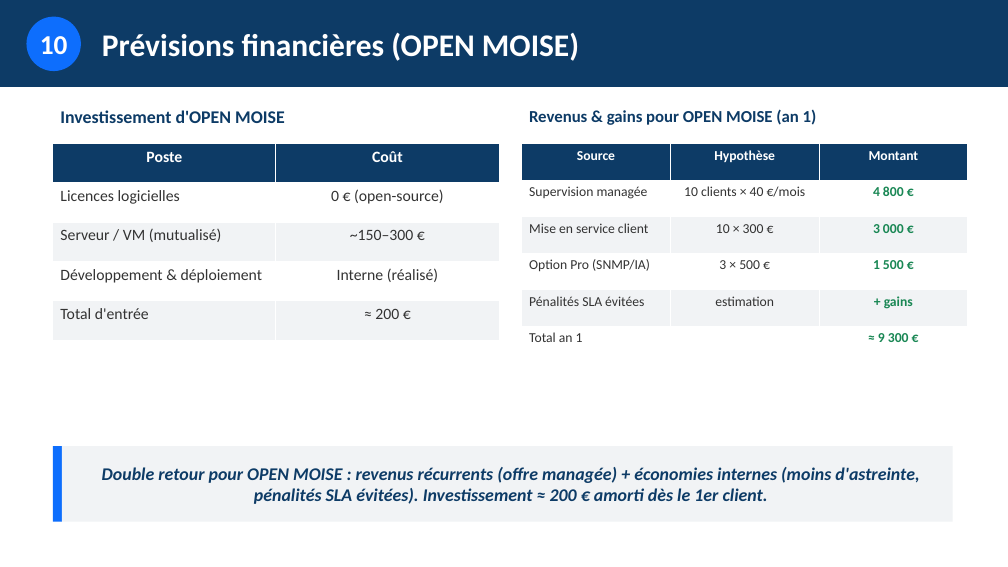
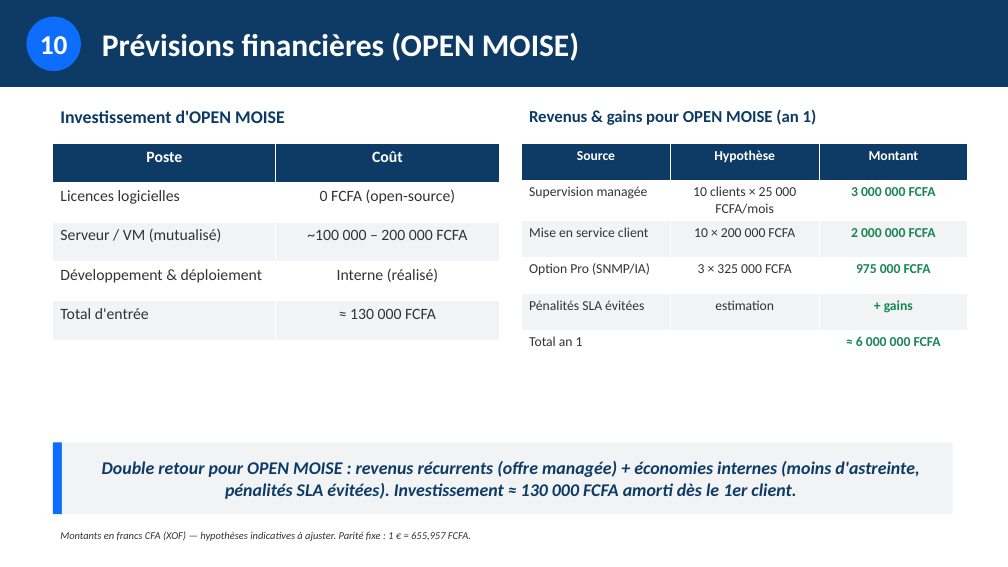
Before and after one commit to esperanceykouassi-bit/Supervision-reseau, a slide deck: slide 25 of soutenance/presentation-projet.pptx. Drawn at 1008x567 pixels with LibreOffice and Linux fonts; fonts in the diff are those of the drawing. Boxes give left, top, right and bottom in pixels: in the first picture for what was removed or moved away, otherwise in the second. Text is boxed around its words. In the diff, an @@ line names an element or a change of style, - is before the commit and + after.

```diff
--- a/soutenance/presentation-projet.pptx
+++ b/soutenance/presentation-projet.pptx
@@ table at bbox=[53, 144, 499, 340] @@
-row 2, column 2: 0 € (open-source)
+row 2, column 2: 0 FCFA (open-source)
-row 3, column 2: ~150–300 €
+row 3, column 2: ~100 000 – 200 000 FCFA
-row 5, column 2: ≈ 200 €
+row 5, column 2: ≈ 130 000 FCFA
@@ table at bbox=[522, 144, 969, 363] @@
-row 2, column 2: 10 clients × 40 €/mois
+row 2, column 2: 10 clients × 25 000 FCFA/mois
-row 2, column 3: 4 800 €
+row 2, column 3: 3 000 000 FCFA
-row 3, column 2: 10 × 300 €
+row 3, column 2: 10 × 200 000 FCFA
-row 3, column 3: 3 000 €
+row 3, column 3: 2 000 000 FCFA
-row 4, column 2: 3 × 500 €
+row 4, column 2: 3 × 325 000 FCFA
-row 4, column 3: 1 500 €
+row 4, column 3: 975 000 FCFA
-row 6, column 3: ≈ 9 300 €
+row 6, column 3: ≈ 6 000 000 FCFA
@@ rectangle: place and size @@
-rectangle at bbox=[53, 446, 62, 522]
+rectangle at bbox=[53, 442, 62, 514]
@@ rectangle "Double retour pour OPEN MOISE ...": place and size @@
-rectangle "Double retour pour OPEN MOISE ..." at bbox=[62, 446, 953, 522]
+rectangle "Double retour pour OPEN MOISE ..." at bbox=[62, 442, 953, 514]
@@ text in rectangle at bbox=[102, 461, 919, 499]: text changed @@
-Double retour pour OPEN MOISE : revenus récurrents (offre managée) + économies internes (moins d'astreinte, pénalités SLA évitées). Investissement ≈ 200 € amorti dès le 1er client.
+Double retour pour OPEN MOISE : revenus récurrents (offre managée) + économies internes (moins d'astreinte, pénalités SLA évitées). Investissement ≈ 130 000 FCFA amorti dès le 1er client.
@@ text added at bbox=[60, 531, 471, 541], 10 pt, text #333333, italic @@
+Montants en francs CFA (XOF) — hypothèses indicatives à ajuster. Parité fixe : 1 € = 655,957 FCFA.
```
Also in this commit, not shown: 2 other slides changed, 5 other files.
